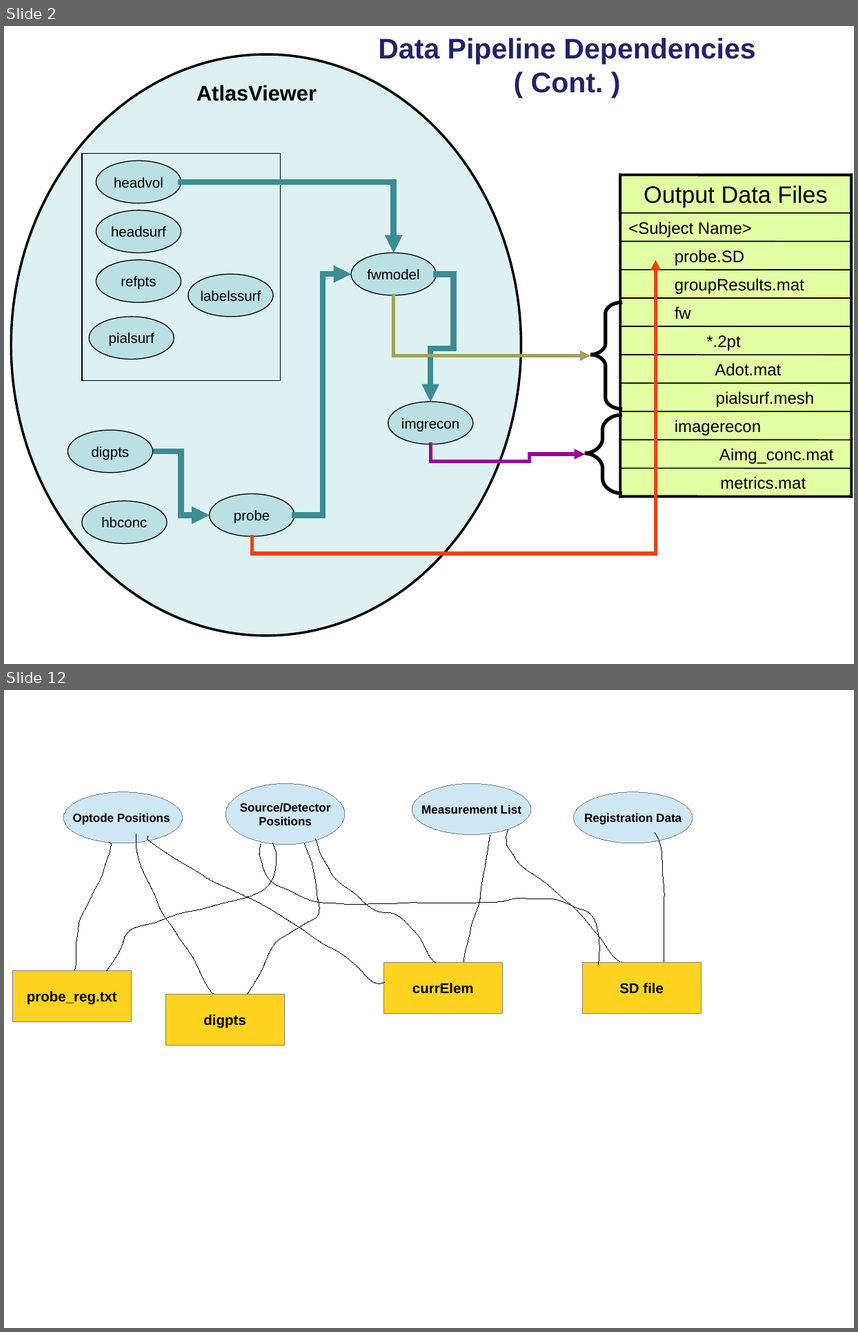
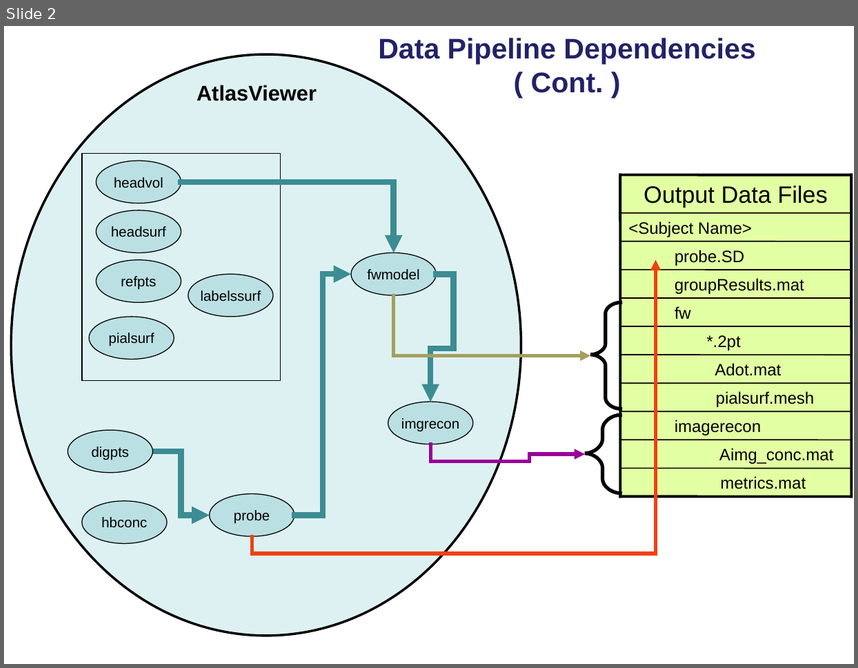
Before and after one commit to BUNPC/AtlasViewer, a slide deck: Docs/DesignNotes.odp. Shown one above the other, each under a label of ours: slides 2 and 12 before the commit, slide 2 after it; the slides between them are not shown. The pictures are 858x1332 and 858x668 pixels, drawn with LibreOffice and Linux fonts; fonts in the diff are those of the drawing. Boxes give left, top, right and bottom in pixels: in the first picture for what was removed or moved away, otherwise in the second. Text is boxed around its words. In the diff, an @@ line names an element or a change of style, - is before the commit and + after.

```diff
--- a/Docs/DesignNotes.odp
+++ b/Docs/DesignNotes.odp
@@ slide 12 removed at (x1=4, y1=690, x2=854, y2=1328), background #FFFFFF @@
@@ freeform shape removed at (x1=63, y1=792, x2=183, y2=843) @@
-Optode Positions
@@ freeform shape removed at (x1=226, y1=784, x2=345, y2=845) @@
-Source/Detector
-Positions
@@ freeform shape removed at (x1=412, y1=784, x2=531, y2=834) @@
-Measurement List
@@ freeform shape removed at (x1=573, y1=792, x2=693, y2=843) @@
-Registration Data
@@ freeform shape removed at (x1=136, y1=834, x2=213, y2=994) @@
@@ freeform shape removed at (x1=464, y1=834, x2=490, y2=961) @@
@@ freeform shape removed at (x1=506, y1=829, x2=620, y2=961) @@
@@ freeform shape removed at (x1=655, y1=832, x2=664, y2=961) @@
@@ freeform shape removed at (x1=74, y1=842, x2=111, y2=969) @@
@@ freeform shape removed at (x1=107, y1=843, x2=276, y2=971) @@
@@ freeform shape removed at (x1=147, y1=836, x2=384, y2=983) @@
@@ freeform shape removed at (x1=247, y1=844, x2=319, y2=994) @@
@@ freeform shape removed at (x1=259, y1=845, x2=599, y2=965) @@
@@ freeform shape removed at (x1=316, y1=839, x2=436, y2=962) @@
@@ freeform shape removed at (x1=12, y1=971, x2=132, y2=1021) @@
-probe_reg.txt
@@ freeform shape removed at (x1=384, y1=962, x2=503, y2=1013) @@
-currElem
@@ freeform shape removed at (x1=582, y1=962, x2=701, y2=1013) @@
-SD file
@@ freeform shape removed at (x1=165, y1=994, x2=285, y2=1045) @@
-digpts
```
Also in this commit, not shown: 6 slides changed, 3 slides added, 3 other slides removed, 19 other files.
